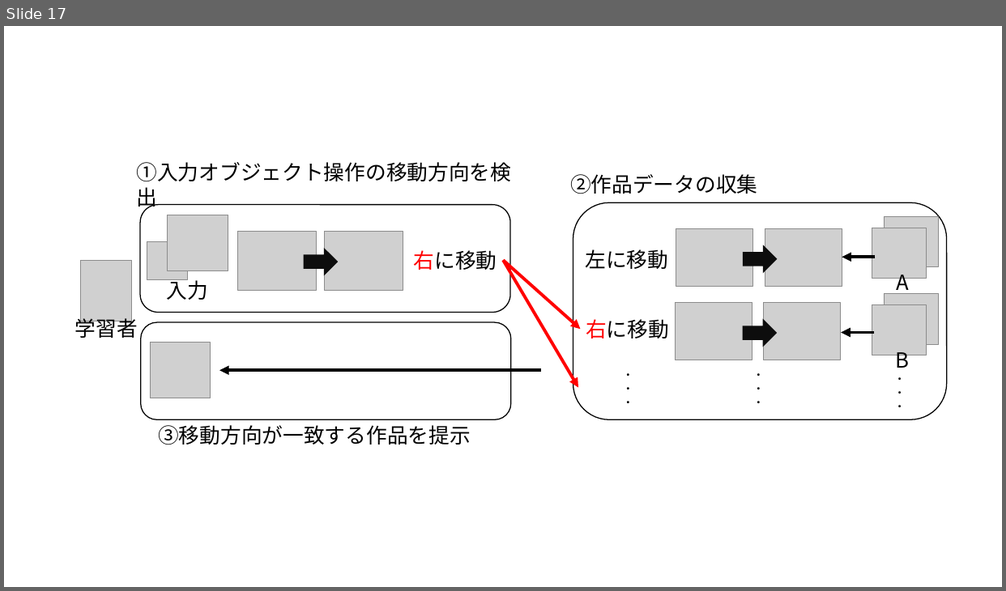
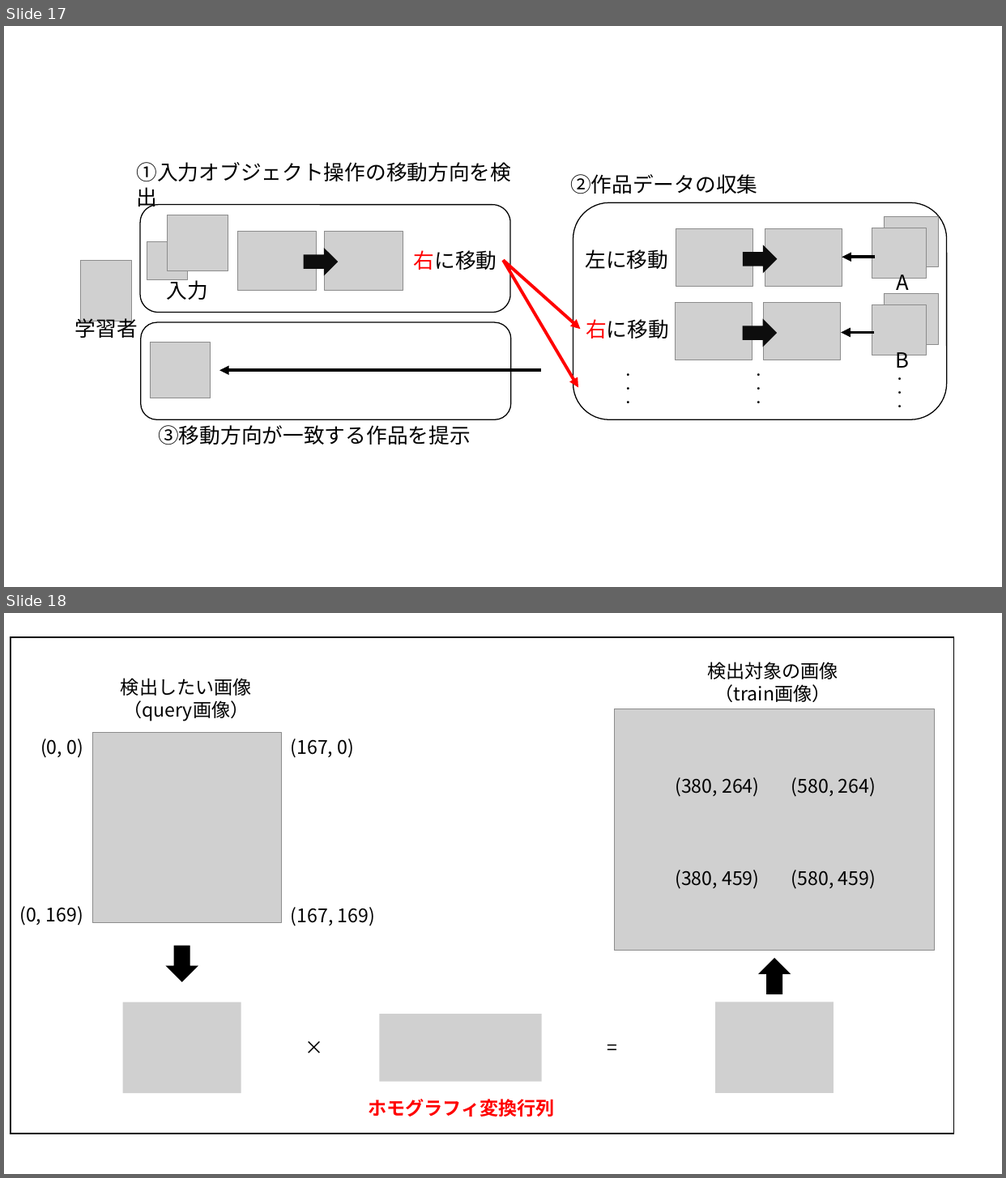
Before and after one commit to fukuchiyuki1225/Research, a slide deck: Slide/研究メモ.pptx. Shown one above the other, each under a label of ours: slide 17 before the commit, slides 17 and 18 after it. The pictures are 1006x591 and 1006x1178 pixels, drawn with LibreOffice and Linux fonts; fonts in the diff are those of the drawing; grey boxes stand for pictures. Boxes give left, top, right and bottom in pixels: in the first picture for what was removed or moved away, otherwise in the second. Text is boxed around its words. In the diff, an @@ line names an element or a change of style, - is before the commit and + after.

Commit message:
研究メモを更新（ホモグラフィ変換行列について）

```diff
--- a/Slide/研究メモ.pptx
+++ b/Slide/研究メモ.pptx
@@ slide 18 added at <box>4,613,1002,1174</box>, background #FFFFFF @@
@@ rectangle added at <box>10,637,954,1134</box>, fill #FFFFFF, outline #000000 1 pt @@
@@ text added at <box>121,678,252,721</box>, 18 pt, text #000000 @@
+検出したい画像
+（query画像）
@@ text added at <box>707,662,838,702</box>, 18 pt, text #000000 @@
+検出対象の画像
+（train画像）
@@ picture added at <box>614,709,935,951</box> @@
@@ picture added at <box>92,732,281,923</box> @@
@@ text added at <box>40,739,83,758</box>, 18 pt, text #000000 @@
+(0, 0)
@@ text added at <box>291,739,355,758</box>, 18 pt, text #000000 @@
+(167, 0)
@@ text added at <box>675,777,759,797</box>, 18 pt, text #000000 @@
+(380, 264)
@@ text added at <box>791,777,876,797</box>, 18 pt, text #000000 @@
+(580, 264)
@@ text added at <box>675,870,759,889</box>, 18 pt, text #000000 @@
+(380, 459)
@@ text added at <box>791,870,876,889</box>, 18 pt, text #000000 @@
+(580, 459)
@@ text added at <box>19,906,83,926</box>, 18 pt, text #000000 @@
+(0, 169)
@@ text added at <box>291,907,375,926</box>, 18 pt, text #000000 @@
+(167, 169)
@@ down arrow added at <box>167,946,198,982</box>, fill #000000, outline #000000 1 pt @@
@@ down arrow added at <box>760,959,790,994</box>, fill #000000, outline #000000 1 pt @@
@@ picture added at <box>123,1003,241,1093</box> @@
@@ picture added at <box>380,1014,543,1082</box> @@
@@ picture added at <box>715,1003,833,1093</box> @@
@@ text added at <box>297,1033,331,1063</box>, 18 pt, text #000000 @@
+×
@@ text added at <box>600,1033,629,1063</box>, 18 pt, text #000000 @@
+=
@@ text added at <box>368,1099,555,1117</box>, 18 pt, text #FF0000, bold @@
+ホモグラフィ変換行列
```
Also in this commit, not shown: 4 other slides added.
